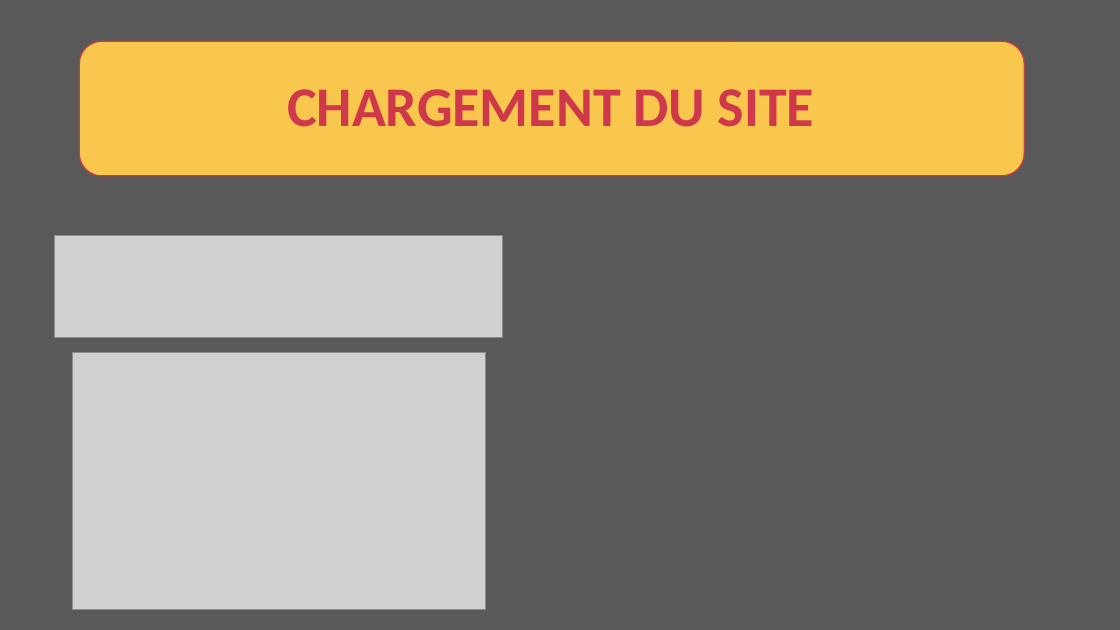
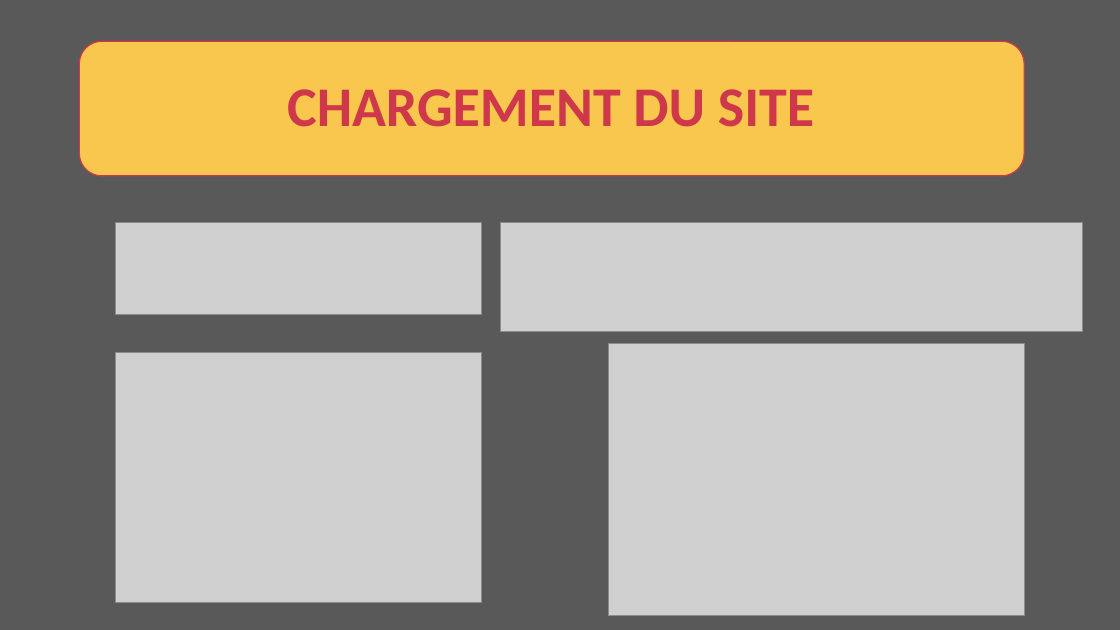
Before and after one commit to devfredgithub/CHOUETTEAGENCE, a slide deck: slide 11 of CHOUETTE AGENCE.pptx. Drawn at 1120x630 pixels with LibreOffice and Linux fonts; fonts in the diff are those of the drawing; grey boxes stand for pictures. Boxes give left, top, right and bottom in pixels: in the first picture for what was removed or moved away, otherwise in the second. Text is boxed around its words. In the diff, an @@ line names an element or a change of style, - is before the commit and + after.

```diff
--- a/CHOUETTE AGENCE.pptx
+++ b/CHOUETTE AGENCE.pptx
@@ picture: place and size @@
-picture at (55, 235, 502, 338)
+picture at (116, 223, 481, 315)
@@ picture added at (500, 223, 1083, 331) @@
@@ picture: place and size @@
-picture at (72, 352, 486, 609)
+picture at (116, 352, 481, 602)
@@ picture added at (608, 344, 1024, 616) @@
```
Also in this commit, not shown: 2 other slides changed, 1 slide added, 3 other files.
